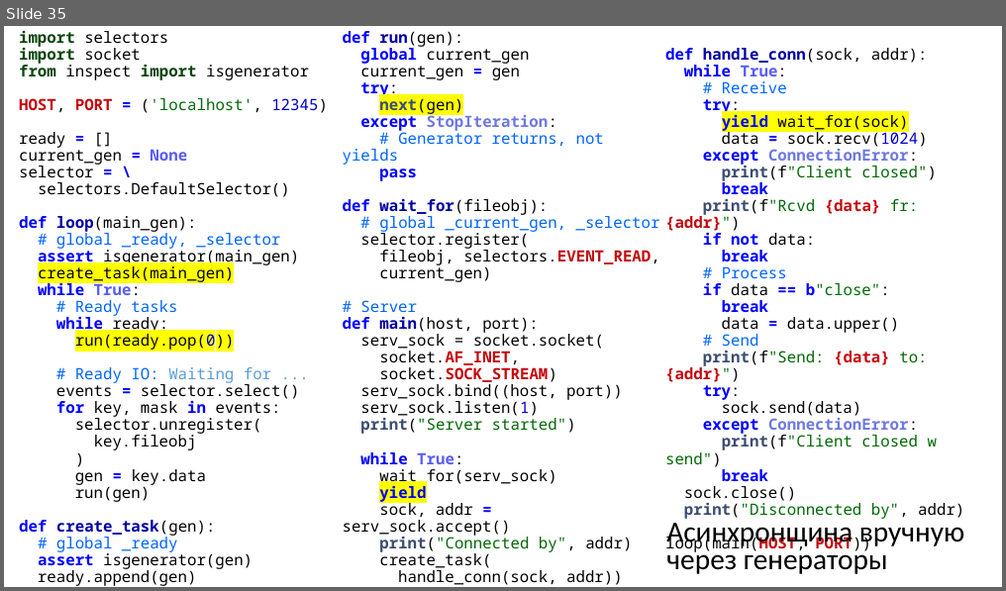
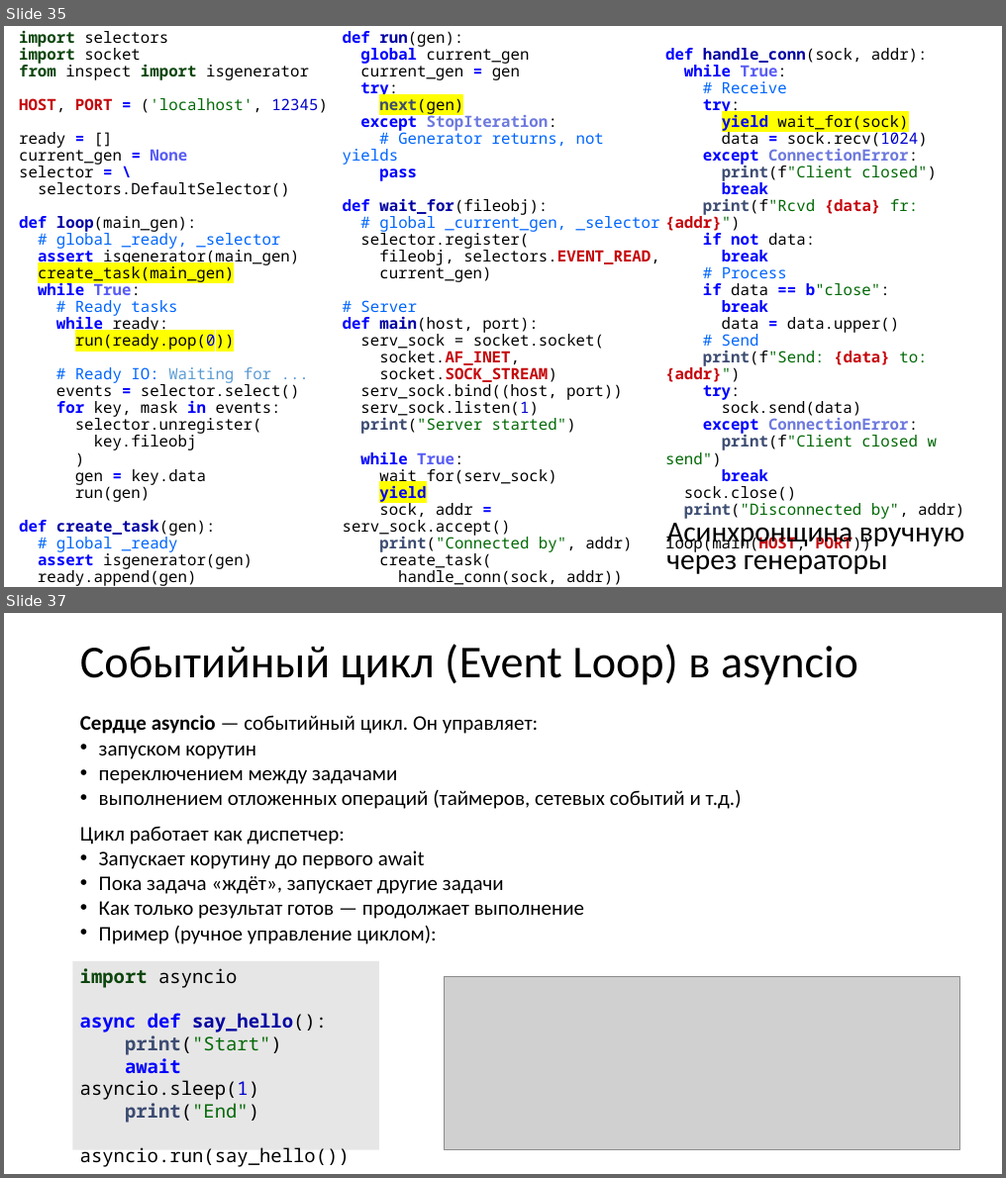
Before and after one commit to xtrueman/network_programming, a slide deck: Sockets.pptx. Shown one above the other, each under a label of ours: slide 35 before the commit, slides 35 and 37 after it; the slides between them are not shown. The pictures are 1006x591 and 1006x1178 pixels, drawn with LibreOffice and Linux fonts; fonts in the diff are those of the drawing; grey boxes stand for pictures. Boxes give left, top, right and bottom in pixels: in the first picture for what was removed or moved away, otherwise in the second. Text is boxed around its words. In the diff, an @@ line names an element or a change of style, - is before the commit and + after.

Commit message:
socket examples / asyncio

```diff
--- a/Sockets.pptx
+++ b/Sockets.pptx
@@ slide 37 added at (4,613,1002,1174), background #FFFFFF @@
@@ title added at (80,644,858,685), 44 pt, text #000000 @@
+Событийный цикл (Event Loop) в asyncio
@@ text added at (80,715,742,945), 20 pt, text #000000 @@
+Сердце asyncio — событийный цикл. Он управляет:
+• запуском корутин
+• переключением между задачами
+• выполнением отложенных операций (таймеров, сетевых событий и т.д.)
+Цикл работает как диспетчер:
+• Запускает корутину до первого await
+• Пока задача «ждёт», запускает другие задачи
+• Как только результат готов — продолжает выполнение
+• Пример (ручное управление циклом):
@@ rectangle added at (73,961,380,1150), fill #E7E6E6, 18 pt, text #000000 @@
+import asyncio
+async def say_hello():
+print("Start")
+await asyncio.sleep(1)
+print("End")
+asyncio.run(say_hello())
@@ picture added at (445,976,960,1151) @@
```
Also in this commit, not shown: 2 slides changed, 1 other slide added, 7 other files.
